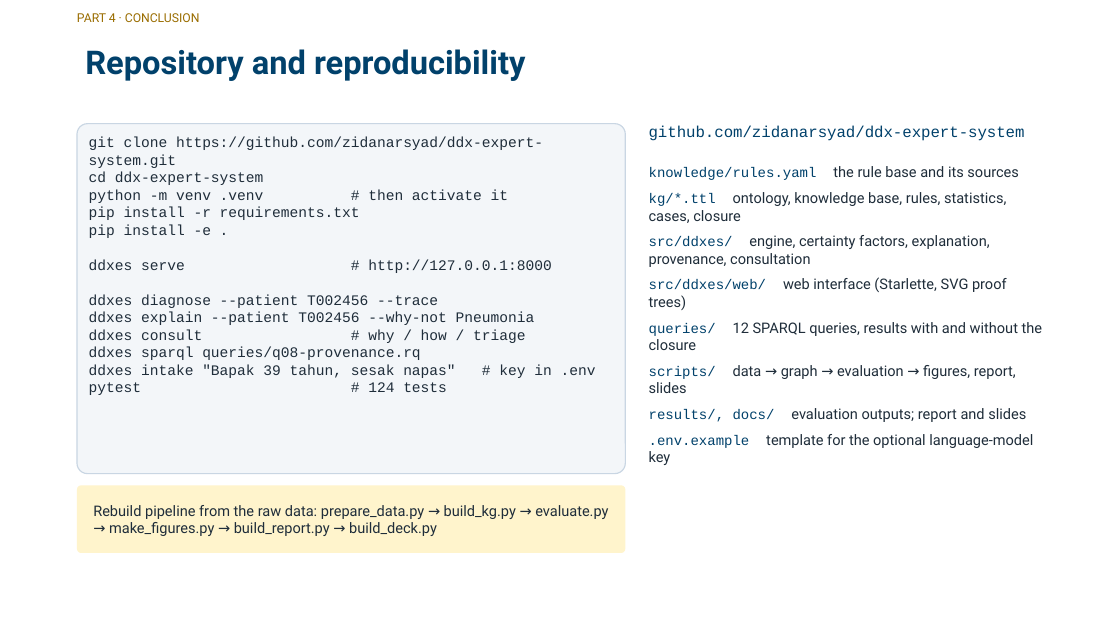
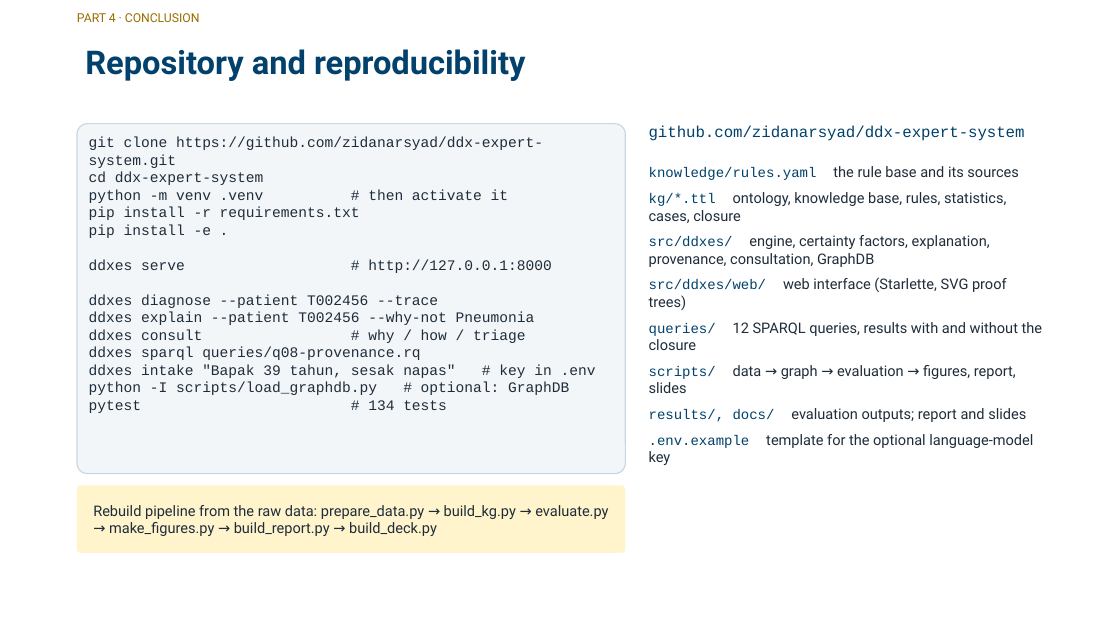
Before and after one commit to zidanarsyad/ddx-expert-system, a slide deck: slide 24 of docs/slides.pptx. Drawn at 1120x630 pixels with LibreOffice and Linux fonts; fonts in the diff are those of the drawing; background and template pictures are left out. Boxes give left, top, right and bottom in pixels: in the first picture for what was removed or moved away, otherwise in the second. Text is boxed around its words. In the diff, an @@ line names an element or a change of style, - is before the commit and + after.

```diff
--- a/docs/slides.pptx
+++ b/docs/slides.pptx
@@ text at <box>649,235,990,267</box>: text changed @@
-src/ddxes/ engine, certainty factors, explanation, provenance, consultation
+src/ddxes/ engine, certainty factors, explanation, provenance, consultation, GraphDB
@@ text at <box>89,381,569,413</box>: text changed @@
-pytest # 124 tests
+python -I scripts/load_graphdb.py # optional: GraphDB
+pytest # 134 tests
```
Also in this commit, not shown: 2 other slides changed, 16 other files.
